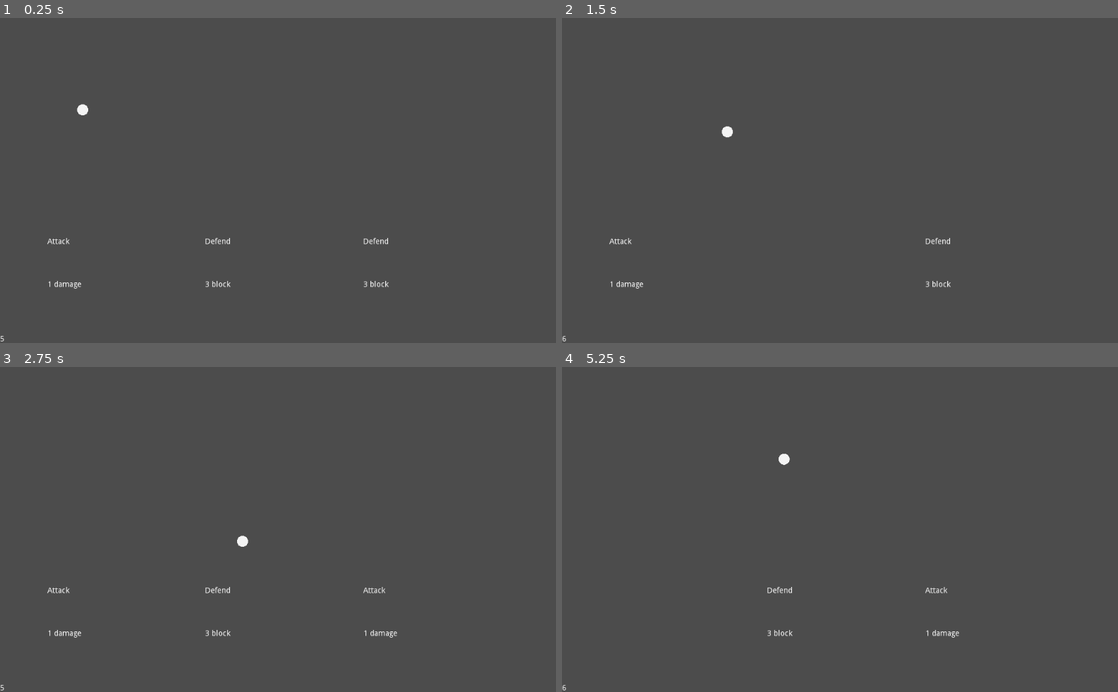
Above: before the commit, frames 1-4 (two rows, left to right).
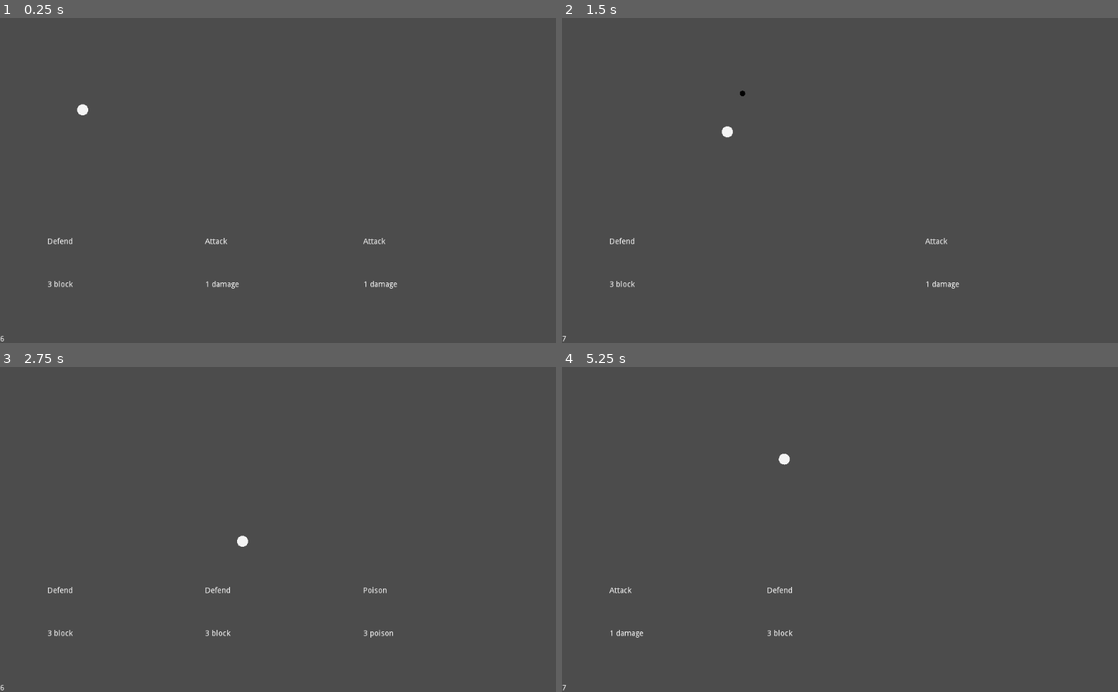
Above: after the commit, the same moments.

Repository: the-alex-g/ScrollMage
Game: Godot game, scene res://World/World.tscn
The game is run twice, just before and just after one commit, with the same random seed, the same clock (stepped at 60 frames per second) and the same inputs.
Inputs:
- Up to frame 1 (0.25 s): no input
- Up to frame 2 (1.5 s): tap Enter at 0.5 s; hold D (right) 0.53-1.28 s; tap Keypad 1 (spell_slot_1) at 0.6 s; hold S (down) from 1.28 s (still down); tap 2 (spell_slot_2) at 1.35 s
- Up to frame 3 (2.75 s): release S (down) at 2.03 s; hold D (right) from 2.03 s (still down); tap 3 (spell_slot_3) at 2.1 s
- Up to frame 4 (5.25 s): release D (right) at 2.78 s; hold W (up) 2.78-3.53 s; tap one key every 0.75 s from 2.85 s: Keypad 1 (spell_slot_1) 2 (spell_slot_2) 3 (spell_slot_3) Keypad 1 (spell_slot_1); hold A (left) 3.53-5.03 s; hold S (down) from 5.03 s (still down)

The runs differ from the first frame. In frame 1, 0.4% of the frame differs, in the area x 0-72%, y 67-100%; in frame 2, 0.3%; in frame 3, 0.2%; in frame 4, 0.2%.

Commit message:
Add player hex card

Diff:
--- a/project/CardManager/CardManager.gd
+++ b/project/CardManager/CardManager.gd
@@ -12,6 +12,7 @@
 	BoostCard.new("Defend", "3 block", 0.5, [], {"block":3}),
 	BoostCard.new("Defend", "3 block", 0.5, [], {"block":3}),
 	BoostCard.new("Defend", "3 block", 0.5, [], {"block":3}),
+	HexCard.new("Poison", "3 poison", 1.0, [], {"poison":3}),
 ]
 var _cards := []
 var _lost := []
--- /dev/null
+++ b/project/Cards/HexCard.gd
@@ -0,0 +1,7 @@
+class_name HexCard
+extends Card
+
+
+func _init(new_name := "", new_text := "", new_cast_time := 0.0, new_flags := [], new_statuses := {})->void:
+	._init(new_name, new_text, new_cast_time, new_flags, new_statuses)
+	type = Type.HEX
--- a/project/Player/Player.gd
+++ b/project/Player/Player.gd
@@ -46,6 +46,8 @@
 			_attack(card)
 		Card.Type.DEFENSE:
 			_defense(card)
+		Card.Type.HEX:
+			_hex(card)
 
 
 func _attack(card:AttackCard)->void:
@@ -61,6 +63,11 @@
 	_apply_statuses(card.statuses)
 
 
+func _hex(card:HexCard)->void:
+	if _target != null:
+		_target.hit(0, card.statuses)
+
+
 func _resolve_poison(poison:int)->void:
 	print("poisoned! ", poison)
 
--- a/project/project.godot
+++ b/project/project.godot
@@ -54,6 +54,11 @@
 "language": "GDScript",
 "path": "res://Monsters/MonsterActions/HexAction.gd"
 }, {
+"base": "Card",
+"class": "HexCard",
+"language": "GDScript",
+"path": "res://Cards/HexCard.gd"
+}, {
 "base": "Creature",
 "class": "Monster",
 "language": "GDScript",
@@ -89,6 +94,7 @@
 "CardManager": "",
 "Creature": "",
 "HexAction": "",
+"HexCard": "",
 "Monster": "",
 "MonsterAction": "",
 "Player": "",
